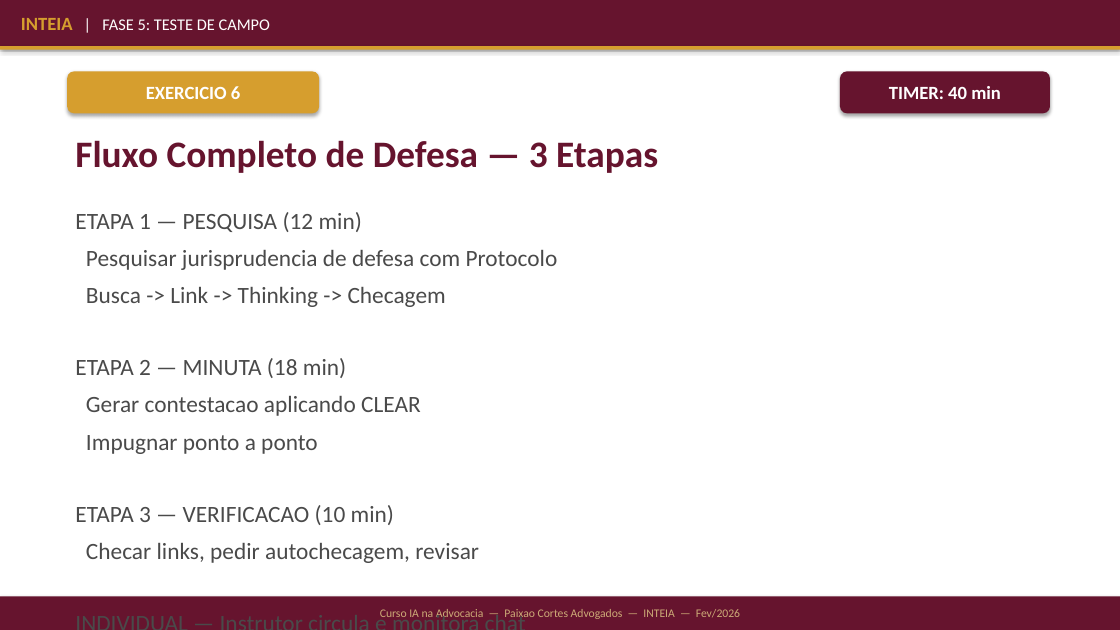
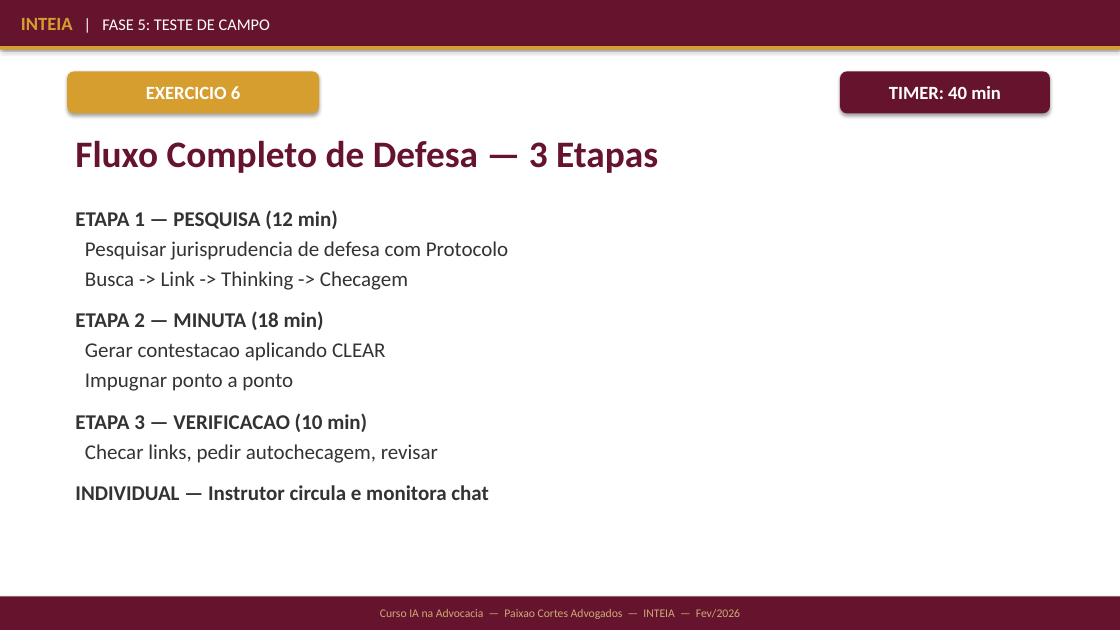
Before and after one commit to igormorais123/curso-ia-paixao-cortes, a slide deck: slide 25 of APRESENTACAO_CURSO_IA_ADVOCACIA_v5.pptx. Drawn at 1120x630 pixels with LibreOffice and Linux fonts; fonts in the diff are those of the drawing. Boxes give left, top, right and bottom in pixels: in the first picture for what was removed or moved away, otherwise in the second. Text is boxed around its words. In the diff, an @@ line names an element or a change of style, - is before the commit and + after.

```diff
--- a/APRESENTACAO_CURSO_IA_ADVOCACIA_v5.pptx
+++ b/APRESENTACAO_CURSO_IA_ADVOCACIA_v5.pptx
@@ text "ETAPA 1 — PESQUISA (12 ..." at (x1=75, y1=210, x2=508, y2=500): size 20 to 18 pt, text colour #4A4A4A to #333333; bold on in "ETAPA 1 — PESQUISA (12 min)", "ETAPA 2 — MINUTA (18 min)", "ETAPA 3 — VERIFICACAO (10 min)", "INDIVIDUAL — Instrutor circula e monitora chat"; less space between paragraphs; more space between paragraphs @@
```
